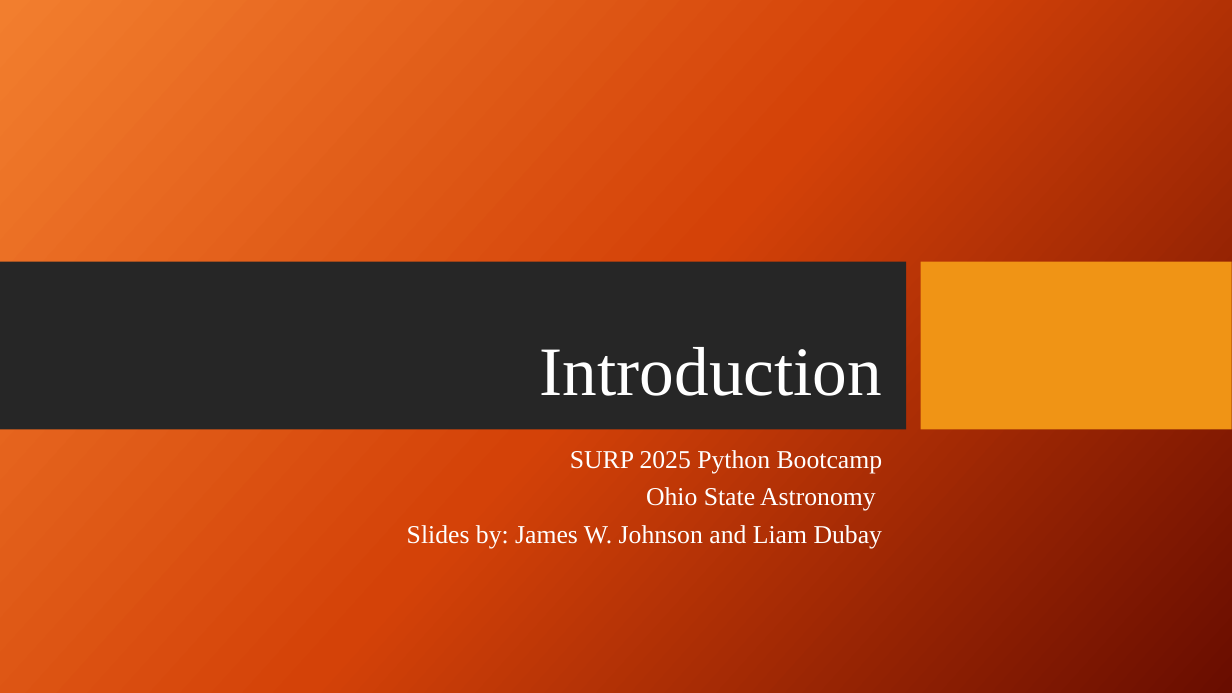
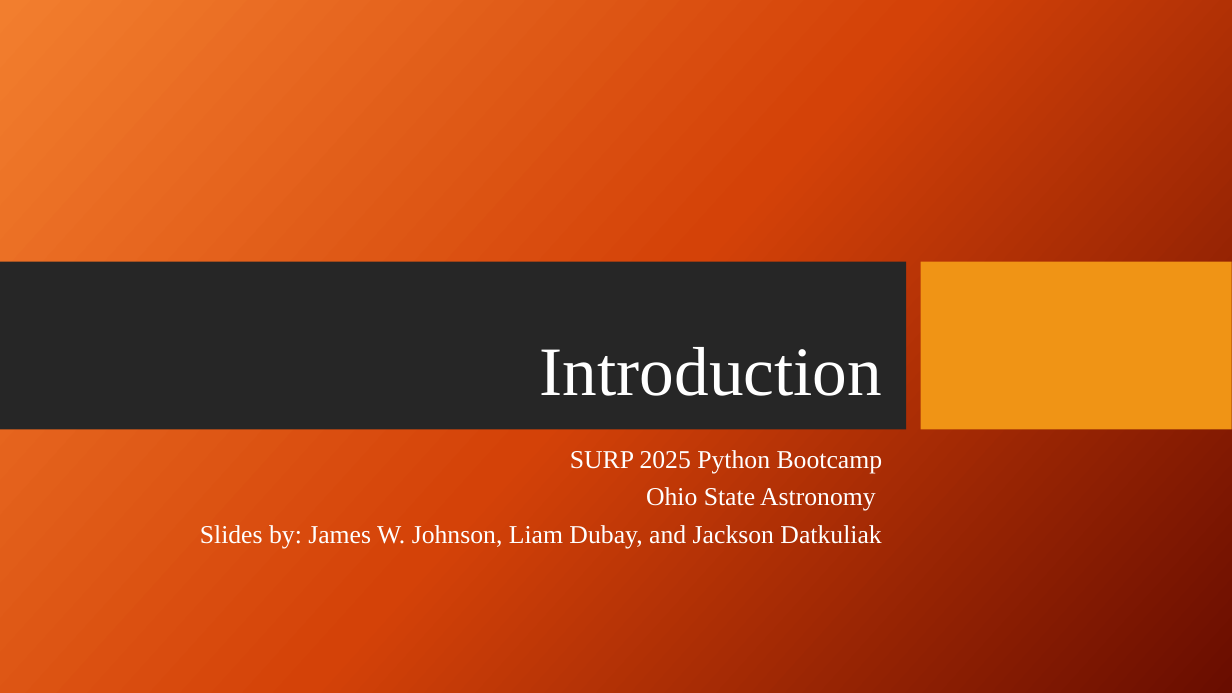
Before and after one commit to jacksondatkuliak/PythonBootcamp2026, a slide deck: slide 1 of day1/slides/intro.pptx. Drawn at 1232x693 pixels with LibreOffice and Linux fonts; fonts in the diff are those of the drawing; background and template pictures are left out. Boxes give left, top, right and bottom in pixels: in the first picture for what was removed or moved away, otherwise in the second. Text is boxed around its words. In the diff, an @@ line names an element or a change of style, - is before the commit and + after.

```diff
--- a/day1/slides/intro.pptx
+++ b/day1/slides/intro.pptx
@@ subtitle at bbox=[200, 525, 881, 548]: text changed @@
-Slides by: James W. Johnson and Liam Dubay
+Slides by: James W. Johnson, Liam Dubay, and Jackson Datkuliak
```
Also in this commit, not shown: 1 other file.
